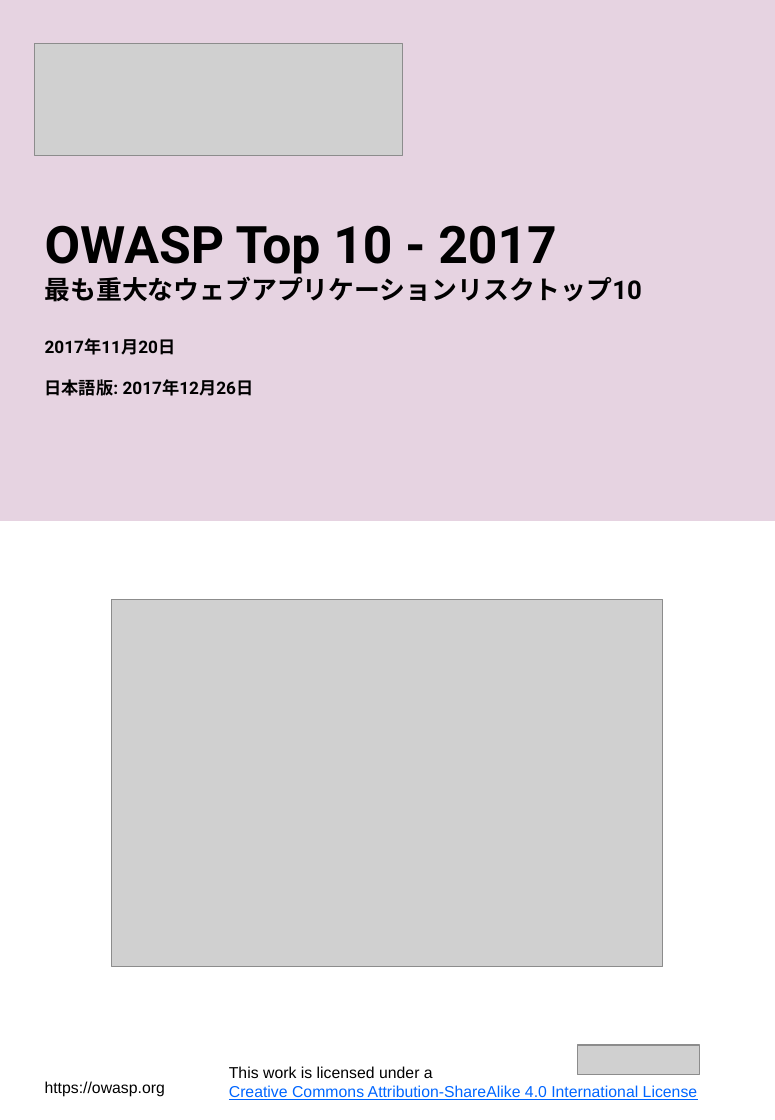
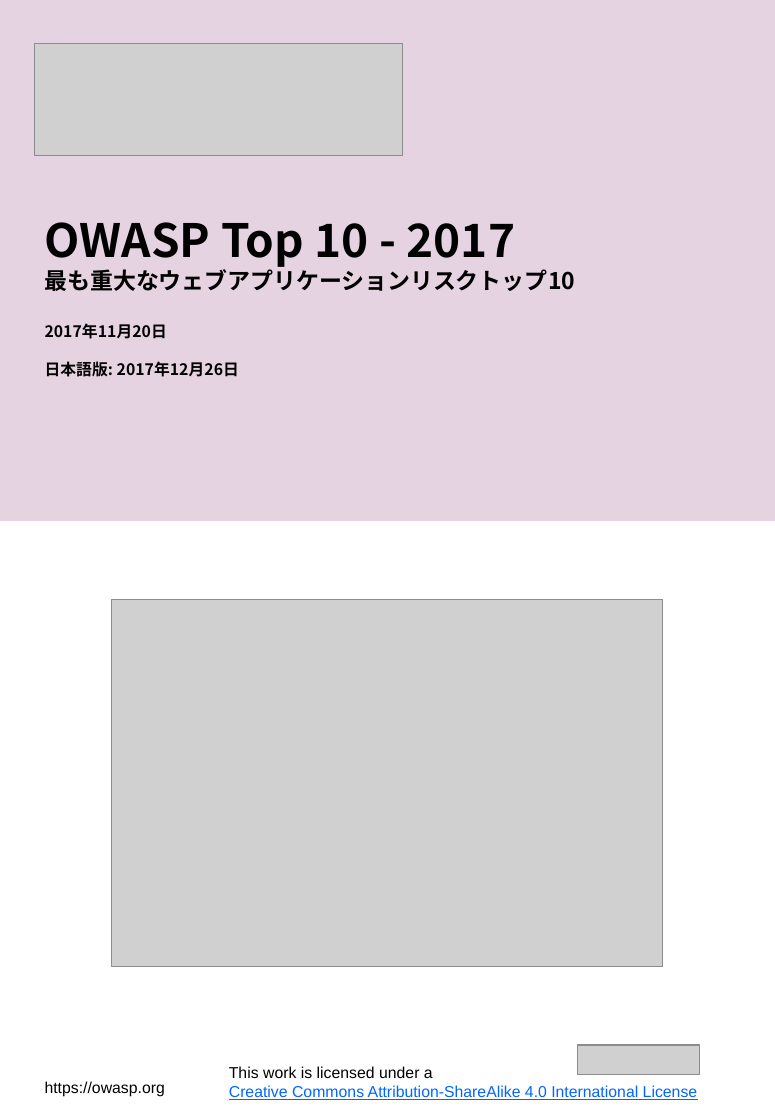
Before and after one commit to OWASP/Top10, a slide deck: slide 1 of 2017/ja/OWASP Top 10-2017(ja).pptx. Drawn at 775x1120 pixels with LibreOffice and Linux fonts; fonts in the diff are those of the drawing; grey boxes stand for pictures. Boxes give left, top, right and bottom in pixels: in the first picture for what was removed or moved away, otherwise in the second. Text is boxed around its words. In the diff, an @@ line names an element or a change of style, - is before the commit and + after.

```diff
--- a/2017/ja/OWASP Top 10-2017(ja).pptx
+++ b/2017/ja/OWASP Top 10-2017(ja).pptx
@@ text "OWASP Top 10 - 2017" at bbox=[45, 222, 575, 377]: size 36 to 32 pt in "OWASP Top 10 - 2017"; font Roboto to Noto Sans CJK JP; size 18 to 16 pt in "最も重大なウェブアプリケーションリスクトップ10"; size 12 to 11 pt in "2017年11月20日", "日本語版: 2017年12月26日" @@
```
Also in this commit, not shown: 1 other file.
